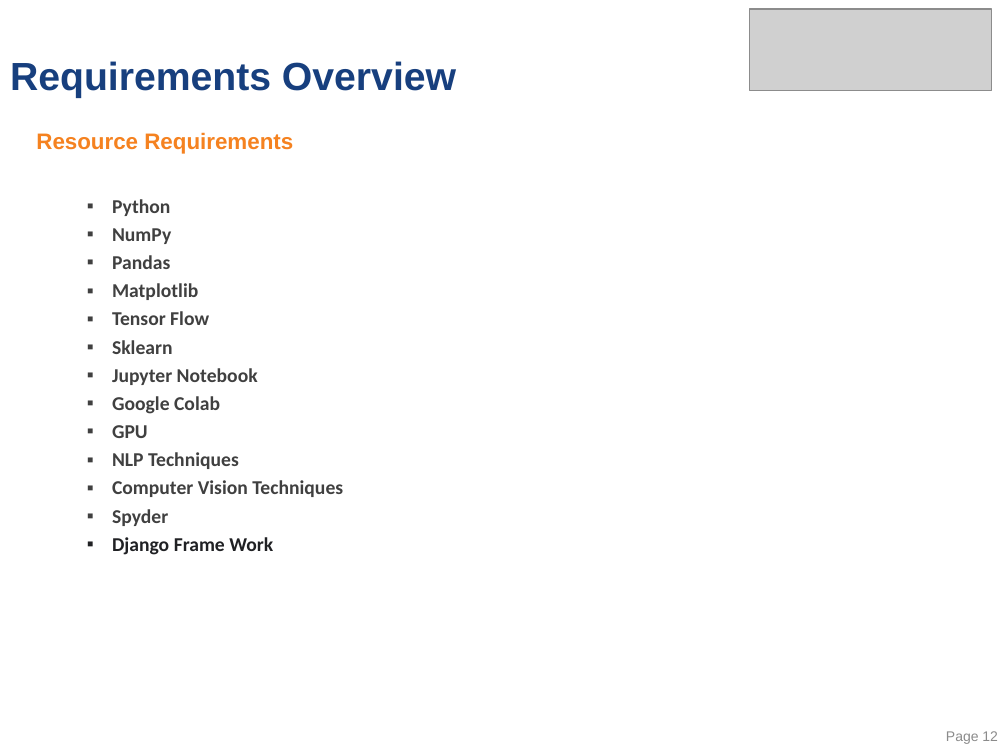
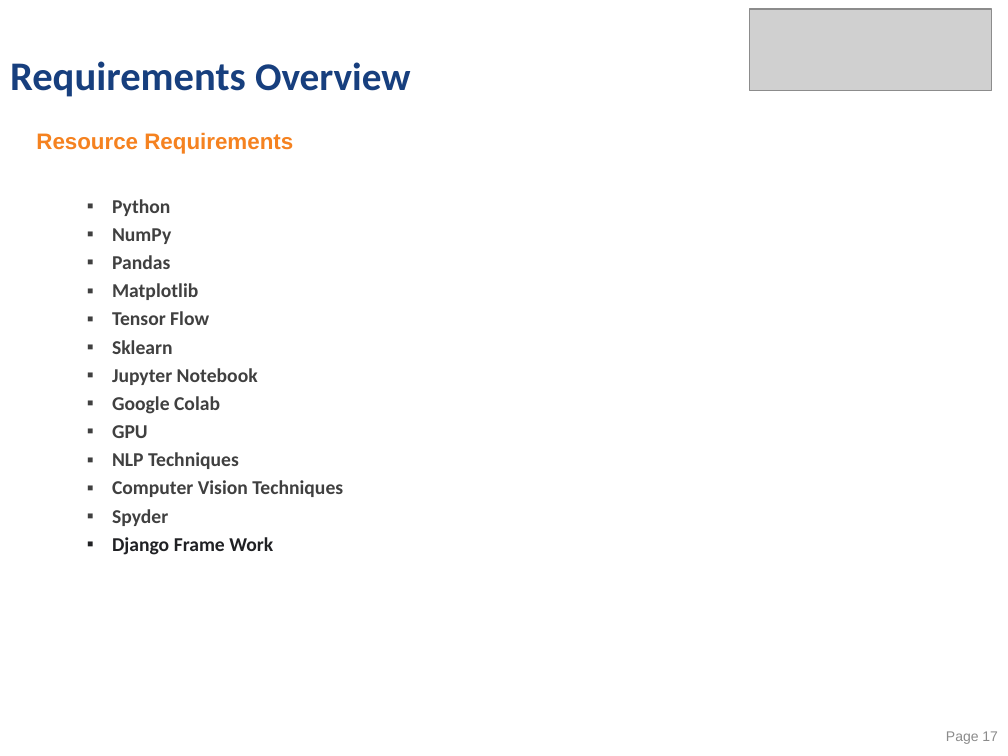
Before and after one commit to sivakrishnathota5/CommunityHelp, a slide deck: slide 17 of Graduate Certificate in Intelligent Reasoning Systems/Project Presentaion/ITSS_Reasoning Systems - Project Proposal.pptx (slide 12 before the commit). Drawn at 1008x756 pixels with LibreOffice and Linux fonts; fonts in the diff are those of the drawing; grey boxes stand for pictures. Boxes give left, top, right and bottom in pixels: in the first picture for what was removed or moved away, otherwise in the second. Text is boxed around its words. In the diff, an @@ line names an element or a change of style, - is before the commit and + after.

```diff
--- a/Graduate Certificate in Intelligent Reasoning Systems/Project Presentaion/ITSS_Reasoning Systems - Project Proposal.pptx
+++ b/Graduate Certificate in Intelligent Reasoning Systems/Project Presentaion/ITSS_Reasoning Systems - Project Proposal.pptx
@@ title "Requirements Overview" at bbox=[10, 61, 410, 97]: size 28 to 29 pt in "Requirements"; font Arial to Calibri @@
@@ page number at bbox=[946, 731, 998, 744]: text changed @@
-Page 12
+Page 17
```
Also in this commit, not shown: 3 other slides changed, 6 slides added, 7 other files.
